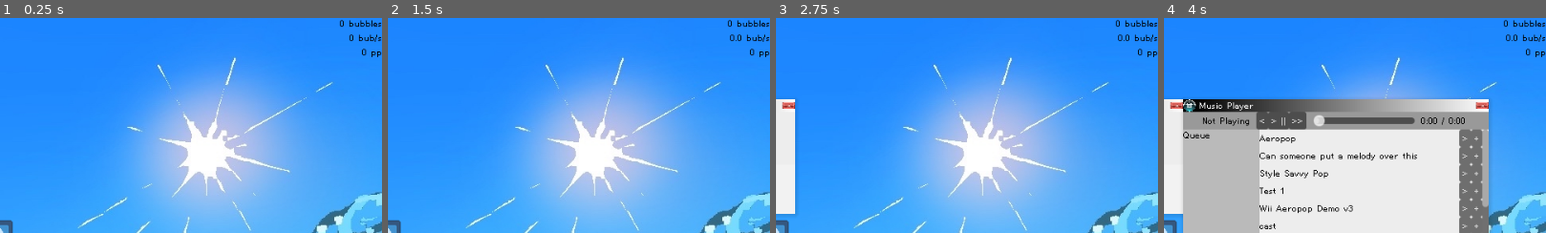
Above: before the commit, frames 1-4 (left to right).
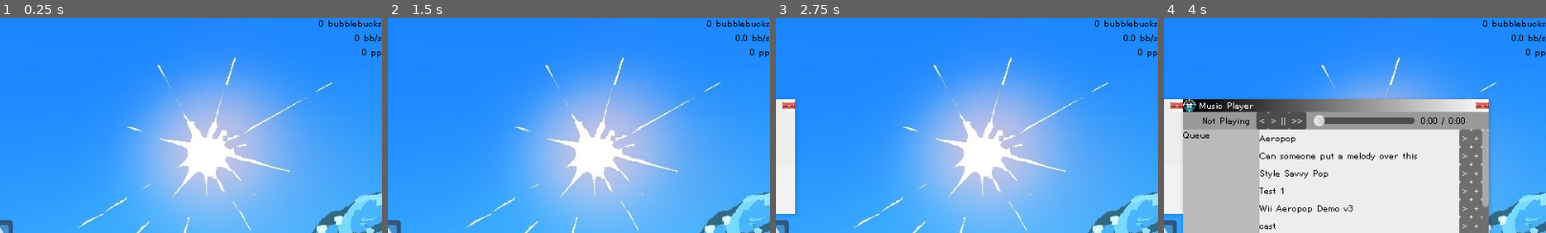
Above: after the commit, the same moments.

Repository: Kipuru/incremental-game
Game: Godot game, scene res://Game/Root/main_game.tscn
The game is run twice, just before and just after one commit, with the same random seed, the same clock (stepped at 60 frames per second) and the same inputs. The engine's default icon, where the game draws it, is replaced by a stand-in: a white triangle on a blue panel in a dark square.
Inputs (mouse positions are % of the whole screen's width and height, from its top left):
- Up to frame 1 (0.25 s): no input
- Up to frame 2 (1.5 s): click (44, 97) at 0.5 s; click (44, 97) at 1.25 s
- Up to frame 3 (2.75 s): click (44, 97) at 2 s
- Up to frame 4 (4 s): click (56, 97) at 2.75 s; click (50, 97) at 3.5 s
The pictures show only the part of the screen within x 50-100%, y 0-50%; the shares and areas given below are measured in that part.

The runs differ from the first frame. In frame 1, 0.3% of the frame differs, in the area x 83-99%, y 0-12%; in frame 2, 0.4%; in frame 3, 0.4%; in frame 4, 0.4%.

Commit message:
Rename bubbles to bubblebucks

Diff:
--- a/Game/Autoloads/game_state.gd
+++ b/Game/Autoloads/game_state.gd
@@ -1,22 +1,22 @@
 class_name GameStateAutoload extends Node
 
-func increase_bubbles(amount: int) -> void:
-	_bubbles += amount
-	_total_bubbles += amount
-func decrease_bubbles(amount: int) -> void:
-	_bubbles -= amount
-func get_bubbles() -> int:
-	return _bubbles
-func get_total_bubbles() -> int:
-	return _total_bubbles
+func increase_bubblebucks(amount: int) -> void:
+	_bubblebucks += amount
+	_total_bubblebucks += amount
+func decrease_bubblebucks(amount: int) -> void:
+	_bubblebucks -= amount
+func get_bubblebucks() -> int:
+	return _bubblebucks
+func get_total_bubblebucks() -> int:
+	return _total_bubblebucks
 
 # private vars
-signal bubbles_updated(value: int)
-var _bubbles := 0:
+signal bubblebucks_updated(value: int)
+var _bubblebucks := 0:
 	set(value):
-		_bubbles = value
-		bubbles_updated.emit(value)
-var _total_bubbles := 0
+		_bubblebucks = value
+		bubblebucks_updated.emit(value)
+var _total_bubblebucks := 0
 
 # public vars
 signal prestiege_points_updated(value: int)
--- a/Game/Gameplay/bubble.gd
+++ b/Game/Gameplay/bubble.gd
@@ -73,7 +73,7 @@
 	droplets_instance.global_position = global_position
 	get_parent().add_child(droplets_instance)
 	droplets_instance.emitting = true
-	GameState.increase_bubbles(1)
+	GameState.increase_bubblebucks(1)
 	queue_free()
 
 func deal_click_damage():
--- a/Game/Gameplay/water_overlay.gd
+++ b/Game/Gameplay/water_overlay.gd
@@ -8,7 +8,7 @@
 @export var timer: Timer
 @export var rate_label: Label
 
-var bubbles_history: Array[int]
+var bubblebucks_history: Array[int]
 var threshold := PrestigeLookup.threshold_lua[0]
 var shader_tween: Tween
 var shader_target := 0.
@@ -24,7 +24,7 @@
 	timer.start()
 
 	for i in range(ARRAY_LENGTH):
-		bubbles_history.push_back(0)
+		bubblebucks_history.push_back(0)
 
 func _physics_process(delta: float) -> void:
 	var t = 1.0 - pow(0.001, delta * SHADER_SPEED)
@@ -32,13 +32,13 @@
 	material.set_shader_parameter('fill', shader_value)
 
 func _on_timer_timeout() -> void:
-	var then = bubbles_history.pop_front()
-	var now = GameState.get_total_bubbles()
-	bubbles_history.push_back(now)
+	var then = bubblebucks_history.pop_front()
+	var now = GameState.get_total_bubblebucks()
+	bubblebucks_history.push_back(now)
 
 	var rate = calculate_rate(then, now)
 	shader_target = rate / threshold
-	rate_label.text = str(rate) + " bub/s"
+	rate_label.text = str(rate) + " bb/s"
 
 	if shader_target >= 1.:
 		on_fill()
--- /dev/null
+++ b/Game/Root/bubbles.gd
@@ -0,0 +1 @@
+extends Node2D
--- a/Game/Root/main_game.tscn
+++ b/Game/Root/main_game.tscn
@@ -1,13 +1,14 @@
-[gd_scene load_steps=14 format=3 uid="uid://c6qv4h7006s3o"]
+[gd_scene load_steps=15 format=3 uid="uid://c6qv4h7006s3o"]
 
 [ext_resource type="Texture2D" uid="uid://bu3rm6k5ogv4x" path="res://Assets/Backgrounds/IMG_0055.png" id="1_yboij"]
 [ext_resource type="Material" uid="uid://nct5sd4tep7m" path="res://Shaders/water_overlay.material" id="2_byrwq"]
 [ext_resource type="Script" uid="uid://cdmotl8jir4ya" path="res://Game/Gameplay/water_overlay.gd" id="3_oj68k"]
 [ext_resource type="PackedScene" uid="uid://do42kuyyeioyq" path="res://Game/Gameplay/bubble_spawner.tscn" id="4_yboij"]
+[ext_resource type="Script" uid="uid://dewqnicnf7cl2" path="res://Game/Root/bubbles.gd" id="5_nrt6e"]
 [ext_resource type="PackedScene" uid="uid://ccdqkc2ixgwur" path="res://Game/Windows/window.tscn" id="5_ruc4l"]
 [ext_resource type="PackedScene" uid="uid://rvnyestc2j4k" path="res://Game/UI/Taskbar/taskbar.tscn" id="6_nqh8o"]
 [ext_resource type="Theme" uid="uid://cypdfrldw1wws" path="res://Themes/music_interface_theme.tres" id="7_byrwq"]
-[ext_resource type="Script" uid="uid://b1on52mnvvph4" path="res://Game/UI/bubble_counter.gd" id="8_oj68k"]
+[ext_resource type="Script" uid="uid://b1on52mnvvph4" path="res://Game/UI/bubblebuck_counter.gd" id="8_oj68k"]
 [ext_resource type="Script" uid="uid://csxf7kbxtfsjf" path="res://Game/UI/prestige_counter.gd" id="9_yboij"]
 
 [sub_resource type="Gradient" id="Gradient_ohkr6"]
@@ -64,6 +65,7 @@
 music_window = NodePath("../../Windows/MusicPlayerWindow")
 
 [node name="Bubbles" type="Node2D" parent="."]
+script = ExtResource("5_nrt6e")
 
 [node name="BubbleSpawner" parent="." node_paths=PackedStringArray("bubble_container") instance=ExtResource("4_yboij")]
 bubble_container = NodePath("../Bubbles")
@@ -121,14 +123,14 @@
 [node name="BubbleCounter" type="Label" parent="Overlay/VBoxContainer"]
 layout_mode = 2
 theme = ExtResource("7_byrwq")
-text = "0 bubbles"
+text = "0 bubblebucks"
 horizontal_alignment = 2
 script = ExtResource("8_oj68k")
 
 [node name="BubbleRate" type="Label" parent="Overlay/VBoxContainer"]
 layout_mode = 2
 theme = ExtResource("7_byrwq")
-text = "0 bub/s"
+text = "0 bb/s"
 horizontal_alignment = 2
 
 [node name="PrestigeCounter" type="Label" parent="Overlay/VBoxContainer"]
--- a/Game/UI/Upgrade/upgrade_interface.gd
+++ b/Game/UI/Upgrade/upgrade_interface.gd
@@ -21,7 +21,7 @@
 	item.increment_tier = func():
 		GameState.bubble_spawner_cooldown_tier += 1
 	item.init(GameState.bubble_spawner_cooldown_tier)
-	GameState.bubbles_updated.connect(item.on_bubbles_updated)
+	GameState.bubblebucks_updated.connect(item.on_bubblebucks_updated)
 	GameState.bubble_spawner_cooldown_tier_updated.connect(item.on_tier_updated)
 	container.add_child(item)
 
@@ -32,7 +32,7 @@
 	item.increment_tier = func():
 		GameState.bubble_decay_damage_tier += 1
 	item.init(GameState.bubble_decay_damage_tier)
-	GameState.bubbles_updated.connect(item.on_bubbles_updated)
+	GameState.bubblebucks_updated.connect(item.on_bubblebucks_updated)
 	GameState.bubble_decay_damage_tier_updated.connect(item.on_tier_updated)
 	container.add_child(item)
 
@@ -42,7 +42,7 @@
 	item.lookup_array = UpgradeLookup.bubble_click_damage_lua
 	item.increment_tier = func():
 		GameState.bubble_click_damage_tier += 1
-	GameState.bubbles_updated.connect(item.on_bubbles_updated)
+	GameState.bubblebucks_updated.connect(item.on_bubblebucks_updated)
 	GameState.bubble_click_damage_tier_updated.connect(item.on_tier_updated)
 	item.init(GameState.bubble_click_damage_tier)
 	container.add_child(item)
--- a/Game/UI/Upgrade/upgrade_item.gd
+++ b/Game/UI/Upgrade/upgrade_item.gd
@@ -16,7 +16,7 @@
 	assert(_buy_button)
 
 func _on_buy_pressed() -> void:
-	GameState.decrease_bubbles(_cost)
+	GameState.decrease_bubblebucks(_cost)
 	increment_tier.call()
 
 # call this to properly set up the node
@@ -27,13 +27,13 @@
 	assert(increment_tier)
 
 	on_tier_updated(current_tier)
-	on_bubbles_updated(GameState.get_bubbles())
+	on_bubblebucks_updated(GameState.get_bubblebucks())
 
-func on_bubbles_updated(bubbles: int):
+func on_bubblebucks_updated(bubblebucks: int):
 	if _buy_button.text == MAX_TEXT:
 		return
 
-	_buy_button.disabled = bubbles < _cost
+	_buy_button.disabled = bubblebucks < _cost
 
 func on_tier_updated(tier: int):
 	if (tier >= lookup_array.size() - 1):
--- a/Game/UI/bubble_counter.gd
+++ /dev/null
@@ -1,7 +0,0 @@
-extends Label
-
-func _ready() -> void:
-	GameState.bubbles_updated.connect(on_bubbles_updated)
-
-func on_bubbles_updated(bubbles: int):
-	text = str(bubbles) + " bubbles"
--- /dev/null
+++ b/Game/UI/bubblebuck_counter.gd
@@ -0,0 +1,7 @@
+extends Label
+
+func _ready() -> void:
+	GameState.bubblebucks_updated.connect(on_bubblebucks_updated)
+
+func on_bubblebucks_updated(bubblebucks: int):
+	text = str(bubblebucks) + " bubblebucks"
Not shown, added: Game/Root/bubbles.gd.uid
Renamed: Game/UI/bubble_counter.gd.uid -> Game/UI/bubblebuck_counter.gd.uid
